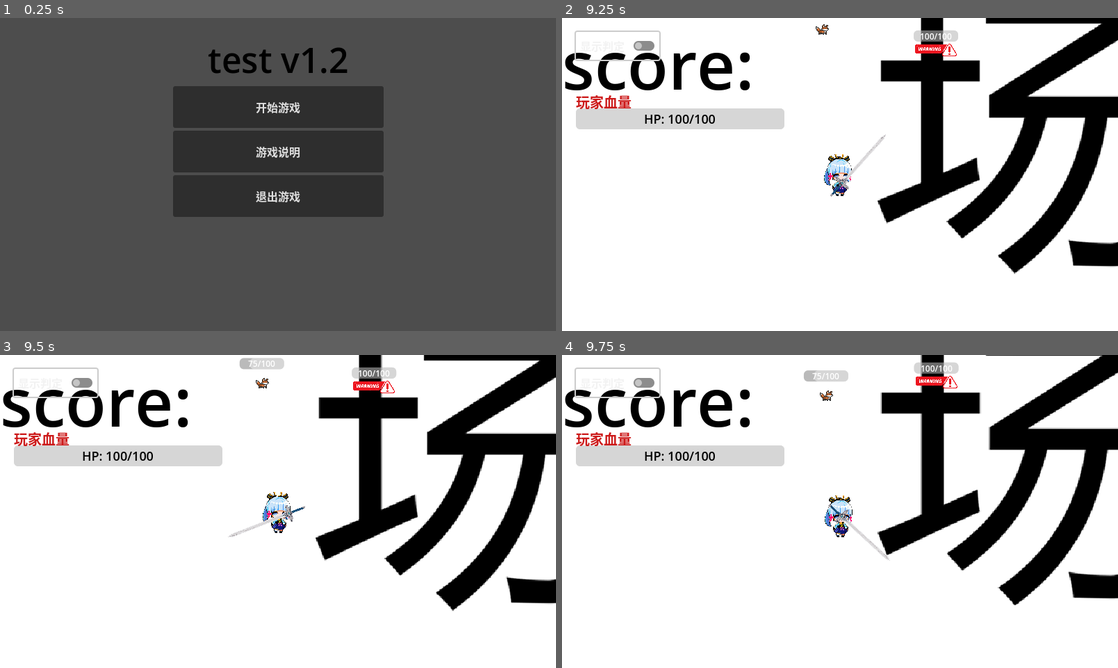
Above: before the commit, frames 1-4 (two rows, left to right).
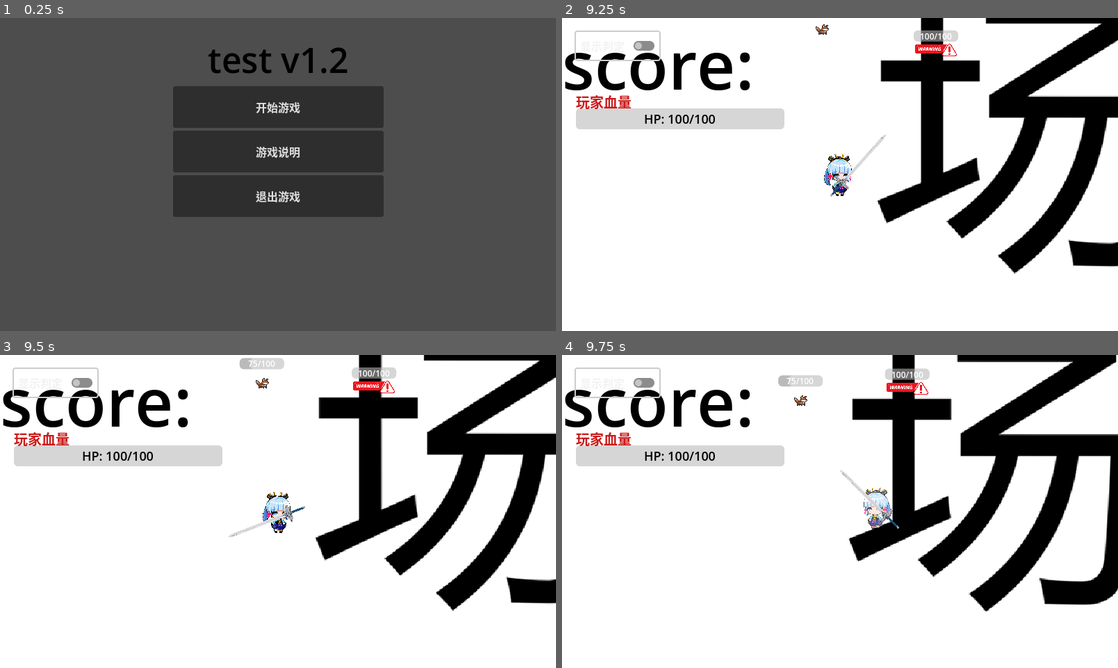
Above: after the commit, the same moments.

Repository: kuchaomc/genshin_tower
Game: Godot game, scene res://scenes/主界面.tscn
Two runs of this game, one before a commit and one after it. Both use one fixed random seed, a clock stepped at 60 frames per second and the inputs below.
Inputs (mouse positions are in pixels of both pictures, inside the frame that each line leads up to):
- Up to frame 1 (0.25 s): no input
- Up to frame 2 (9.25 s): click "开始游戏" at 0.5 s; click "剑士" at 1.25 s; click "确认选择" at 2 s; click (873, 121) at 2.77 s; tap Enter at 3.5, 8.1 s; move the mouse to (962, 158) at 3.52 s; press the mouse at (962, 158) at 3.53 s; hold D (right) 3.53-4.25 s; right-click (962, 158) at 3.8 s; release the mouse at (962, 158) at 4.25 s; click "显示判定" at 4.25 s; click "隐藏判定" at 5 s; tap Space at 5.75 s; drag from (728, 190) to (823, 165) at 5.77 s; move the mouse to (895, 105) at 6.52 s; press the mouse at (895, 105) at 6.53 s; hold D (right) 6.53-7.25 s; right-click (895, 105) at 6.8 s; release the mouse at (895, 105) at 7.25 s; drag from (812, 237) to (806, 43) at 7.27 s; move the mouse to (1006, 221) at 8.02 s; hold A (left) 8.03-8.75 s; click (1006, 221) at 8.17 s; right-click (1006, 221) at 8.3 s; drag from (673, 127) to (862, 187) at 8.77 s
- Up to frame 3 (9.5 s): no input
- Up to frame 4 (9.75 s): move the mouse to (867, 511) at 9.52 s; hold S (down) from 9.53 s (still down); right-click (867, 511) at 9.6 s; click (867, 511) at 9.67 s

Frames 1-3 are identical in both runs. In frame 4, 20% of the frame differs, in the area x 38-100%, y 0-82%.

Commit message:
添加玩家闪避

Diff:
--- a/project.godot
+++ b/project.godot
@@ -67,6 +67,11 @@
 "events": [Object(InputEventMouseButton,"resource_local_to_scene":false,"resource_name":"","device":-1,"window_id":0,"a …(259 unchanged characters)…
 ]
 }
+mouse2={
+"deadzone": 0.2,
+"events": [Object(InputEventMouseButton,"resource_local_to_scene":false,"resource_name":"","device":-1,"window_id":0,"alt_pressed":false,"shift_pressed":false,"ctrl_pressed":false,"meta_pressed":false,"button_mask":2,"position":Vector2(180, 32),"global_position":Vector2(194, 105),"factor":1.0,"button_index":2,"canceled":false,"pressed":true,"double_click":false,"script":null)
+]
+}
 
 [rendering]
 
--- a/scenes/主界面.tscn
+++ b/scenes/主界面.tscn
@@ -72,7 +72,8 @@
 text = "游戏说明：
 操作方式：
 WASD键 - 控制角色移动
-鼠标左键 - 射击"
+鼠标左键 - 攻击（长按可触发重击）
+鼠标右键 - 闪避（向鼠标方向，闪避期间无敌）"
 
 [node name="CloseButton" type="Button" parent="CanvasLayer/Panel"]
 layout_mode = 1
--- a/scripts/characters/base_character.gd
+++ b/scripts/characters/base_character.gd
@@ -11,11 +11,27 @@
 var current_health: float = 100.0
 var max_health: float = 100.0
 @export var invincibility_duration: float = 1.0
-var is_invincible: bool = false
+var is_invincible: bool = false # 兼容字段：由“受伤无敌/闪避无敌”合并而来
 var base_move_speed: float = 100.0
 @export var hurt_speed_boost_multiplier: float = 1.1  # 受伤后移动速度倍率（略微提升）
 @export var hurt_speed_boost_duration: float = 2.0   # 提升持续时间（秒）
 var _hurt_speed_timer: Timer
+
+# ========== 闪避（通用能力） ==========
+@export var dodge_duration: float = 0.18        # 闪避持续时间（秒）
+@export var dodge_cooldown: float = 0.6         # 闪避冷却（秒）
+@export var dodge_distance: float = 120.0       # 闪避期望距离（像素，可在面板调节）
+@export var dodge_speed_multiplier: float = 3.0 # 闪避初始速度倍率（基于基础速度）
+@export var dodge_alpha: float = 0.7            # 闪避时透明度（视觉反馈）
+
+var _is_dodging: bool = false
+var _dodge_elapsed: float = 0.0
+var _dodge_dir: Vector2 = Vector2.ZERO
+var _dodge_next_ready_ms: int = 0
+var _last_nonzero_move_dir: Vector2 = Vector2.RIGHT
+
+var _hurt_invincible: bool = false
+var _dodge_invincible: bool = false
 
 # 血量变化信号
 signal health_changed(current: float, maximum: float)
@@ -58,6 +74,10 @@
 	if is_game_over:
 		return
 
+	# 闪避输入/更新（放在移动前，确保覆盖本帧速度）
+	handle_dodge_input()
+	_update_dodge(delta)
+
 	# 处理移动
 	handle_movement()
 
@@ -69,8 +89,13 @@
 
 ## 处理移动（子类可重写）
 func handle_movement() -> void:
+	# 闪避时由闪避逻辑直接控制速度
+	if _is_dodging:
+		return
 	if can_move():
 		velocity = Input.get_vector("left", "right", "up", "down") * move_speed
+		if velocity != Vector2.ZERO:
+			_last_nonzero_move_dir = velocity.normalized()
 	else:
 		velocity = Vector2.ZERO
 
@@ -109,7 +134,7 @@
 
 ## 受到伤害
 func take_damage(damage_amount: float) -> void:
-	if is_game_over or is_invincible:
+	if is_game_over or _is_currently_invincible():
 		return
 
 	current_health -= damage_amount
@@ -130,19 +155,96 @@
 
 ## 开始无敌状态
 func start_invincibility() -> void:
-	is_invincible = true
-
-	if animator:
-		animator.modulate.a = 0.5
+	_set_hurt_invincible(true)
 
 	var timer = get_tree().create_timer(invincibility_duration)
 	timer.timeout.connect(end_invincibility)
 
 ## 结束无敌状态
 func end_invincibility() -> void:
-	is_invincible = false
-
-	if animator:
+	_set_hurt_invincible(false)
+
+## 处理闪避输入（右键）
+func handle_dodge_input() -> void:
+	if is_game_over:
+		return
+	# 子类可通过重写 can_dodge 控制可否闪避（例如攻击中禁止）
+	if Input.is_action_just_pressed("mouse2") and can_dodge():
+		_try_start_dodge()
+
+## 是否可以闪避（子类可重写）
+func can_dodge() -> bool:
+	return (not _is_dodging) and _is_dodge_ready()
+
+func _is_dodge_ready() -> bool:
+	return Time.get_ticks_msec() >= _dodge_next_ready_ms
+
+func _try_start_dodge() -> void:
+	if _is_dodging or not _is_dodge_ready():
+		return
+	start_dodge()
+
+## 开始闪避（向鼠标方向）
+func start_dodge() -> void:
+	_is_dodging = true
+	_dodge_elapsed = 0.0
+	_dodge_next_ready_ms = Time.get_ticks_msec() + int(dodge_cooldown * 1000.0)
+
+	var mouse_pos: Vector2 = get_global_mouse_position()
+	var dir: Vector2 = mouse_pos - global_position
+	if dir == Vector2.ZERO:
+		dir = _last_nonzero_move_dir
+	_dodge_dir = dir.normalized()
+
+	_set_dodge_invincible(true)
+
+func _update_dodge(delta: float) -> void:
+	if not _is_dodging:
+		return
+
+	_dodge_elapsed += delta
+	var t: float = 0.0
+	if dodge_duration > 0.0:
+		t = clamp(_dodge_elapsed / dodge_duration, 0.0, 1.0)
+
+	# 基础速度取决于“目标闪避距离 / 持续时间”
+	var base_speed: float = base_move_speed
+	if dodge_duration > 0.0:
+		base_speed = dodge_distance / dodge_duration
+
+	# 速度曲线：初始很快，逐渐回落（平滑）
+	# 保证平均速度仍约等于 base_speed，从而距离可控
+	var start_speed: float = base_speed * dodge_speed_multiplier
+	var end_speed: float = base_speed * 0.8
+	var ease_out: float = 1.0 - pow(1.0 - t, 2.0)
+	var speed: float = lerp(start_speed, end_speed, ease_out)
+	velocity = _dodge_dir * speed
+
+	if t >= 1.0:
+		_is_dodging = false
+		_set_dodge_invincible(false)
+
+func _is_currently_invincible() -> bool:
+	return _hurt_invincible or _dodge_invincible
+
+func _set_hurt_invincible(active: bool) -> void:
+	_hurt_invincible = active
+	_refresh_invincible_state()
+
+func _set_dodge_invincible(active: bool) -> void:
+	_dodge_invincible = active
+	_refresh_invincible_state()
+
+func _refresh_invincible_state() -> void:
+	is_invincible = _is_currently_invincible()
+	if not animator:
+		return
+	# 优先展示受伤无敌的更强提示，其次是闪避无敌
+	if _hurt_invincible:
+		animator.modulate.a = 0.5
+	elif _dodge_invincible:
+		animator.modulate.a = dodge_alpha
+	else:
 		animator.modulate.a = 1.0
 
 ## 回复血量
--- a/scripts/characters/sword_character.gd
+++ b/scripts/characters/sword_character.gd
@@ -58,6 +58,10 @@
 
 func can_move() -> bool:
 	return attack_state == 0
+
+func can_dodge() -> bool:
+	# 攻击期间禁止闪避，避免与攻击状态/判定冲突；需要的话以后可放开
+	return attack_state == 0 and super.can_dodge()
 
 ## 更新剑的朝向（朝向鼠标）
 func update_sword_direction() -> void:
--- a/scripts/玩家.gd
+++ b/scripts/玩家.gd
@@ -7,8 +7,23 @@
 var current_health : float = 100.0
 # 受伤无敌时间（秒）
 @export var invincibility_duration : float = 1.0
-# 是否处于无敌状态
+# 是否处于无敌状态（兼容字段：由“受伤无敌/闪避无敌”合并而来）
 var is_invincible : bool = false
+var _hurt_invincible: bool = false
+var _dodge_invincible: bool = false
+
+# ========== 闪避属性 ==========
+@export var dodge_duration: float = 0.18
+@export var dodge_cooldown: float = 0.6
+@export var dodge_distance: float = 120.0
+@export var dodge_speed_multiplier: float = 3.0
+@export var dodge_alpha: float = 0.7
+
+var _is_dodging: bool = false
+var _dodge_elapsed: float = 0.0
+var _dodge_dir: Vector2 = Vector2.ZERO
+var _dodge_next_ready_ms: int = 0
+var _last_nonzero_move_dir: Vector2 = Vector2.RIGHT
 
 # 血量变化信号（用于UI更新）
 signal health_changed(current: float, maximum: float)
@@ -35,7 +50,7 @@
 @export var phase2_hit_count : int = 3
 # 触发重击（第二段）的最小按住时长（秒），防止连点误触
 # 提高阈值以进一步降低快速连点误触概率
-const PHASE2_HOLD_THRESHOLD := 0.5
+const PHASE2_HOLD_THRESHOLD: float = 0.5
 
 var is_game_over : bool = false
 var phase2_current_hit : int = 0  # 当前第二段已造成的伤害次数
@@ -68,19 +83,27 @@
 # Called every frame. 'delta' is the elapsed time since the previous frame.
 func _physics_process(delta: float) -> void:
 	if not is_game_over:
+		# 闪避输入/更新（放在移动前，确保覆盖本帧速度）
+		_handle_dodge_input()
+		_update_dodge(delta)
+
 		# 攻击状态下阻止移动
-		if attack_state == 0:
+		if attack_state == 0 and not _is_dodging:
 			# 监听键盘并乘以移动速度，赋予玩家速度
 			velocity = Input.get_vector("left", "right", "up", "down") * move_speed
+			if velocity != Vector2.ZERO:
+				_last_nonzero_move_dir = velocity.normalized()
 		else:
-			velocity = Vector2.ZERO
+			# 闪避时速度由闪避逻辑控制；攻击时速度为0
+			if attack_state != 0:
+				velocity = Vector2.ZERO
 
 		# 记录第一段攻击中是否出现过松开事件，避免连点触发重击
 		if attack_state == 1 and Input.is_action_just_released("mouse1"):
 			phase1_had_release = true
 
 		# 检测鼠标左键按下（挥剑攻击）
-		if Input.is_action_just_pressed("mouse1") and attack_state == 0:
+		if Input.is_action_just_pressed("mouse1") and attack_state == 0 and not _is_dodging:
 			start_attack()
 
 		# 只在非攻击状态下更新剑的朝向
@@ -105,6 +128,56 @@
 		# 按照速度开始移动
 		move_and_slide()
 
+func _handle_dodge_input() -> void:
+	if is_game_over:
+		return
+	# 旧玩家脚本：攻击期间不允许闪避，避免与位移/判定冲突
+	if attack_state != 0:
+		return
+	if Input.is_action_just_pressed("mouse2") and _is_dodge_ready() and not _is_dodging:
+		_start_dodge()
+
+func _is_dodge_ready() -> bool:
+	return Time.get_ticks_msec() >= _dodge_next_ready_ms
+
+func _start_dodge() -> void:
+	_is_dodging = true
+	_dodge_elapsed = 0.0
+	_dodge_next_ready_ms = Time.get_ticks_msec() + int(dodge_cooldown * 1000.0)
+
+	var mouse_pos: Vector2 = get_global_mouse_position()
+	var dir: Vector2 = mouse_pos - global_position
+	if dir == Vector2.ZERO:
+		dir = _last_nonzero_move_dir
+	_dodge_dir = dir.normalized()
+
+	_set_dodge_invincible(true)
+
+func _update_dodge(delta: float) -> void:
+	if not _is_dodging:
+		return
+
+	_dodge_elapsed += delta
+	var t: float = 0.0
+	if dodge_duration > 0.0:
+		t = clamp(_dodge_elapsed / dodge_duration, 0.0, 1.0)
+
+	# 基础速度取决于“目标闪避距离 / 持续时间”
+	var base_speed: float = float(move_speed)
+	if dodge_duration > 0.0:
+		base_speed = dodge_distance / dodge_duration
+
+	# 速度曲线：初始很快，逐渐回落（平滑）；平均速度约为 base_speed
+	var start_speed: float = base_speed * dodge_speed_multiplier
+	var end_speed: float = base_speed * 0.8
+	var ease_out: float = 1.0 - pow(1.0 - t, 2.0)
+	var speed: float = lerp(start_speed, end_speed, ease_out)
+	velocity = _dodge_dir * speed
+
+	if t >= 1.0:
+		_is_dodging = false
+		_set_dodge_invincible(false)
+
 # 更新剑的朝向（朝向鼠标）
 func update_sword_direction() -> void:
 	if not sword_area or attack_state != 0:
@@ -185,8 +258,8 @@
 		sword_area.monitoring = false
 
 	# 检查鼠标是否持续按住且按住时长超过阈值，防止连点误触第二段
-	var continuous_hold := Input.is_action_pressed("mouse1") and not phase1_had_release
-	var held_long_enough := continuous_hold and (Time.get_ticks_msec() - phase1_press_timestamp_ms) / 1000.0 >= PHASE2_HOLD_THRESHOLD
+	var continuous_hold: bool = Input.is_action_pressed("mouse1") and not phase1_had_release
+	var held_long_enough: bool = continuous_hold and (Time.get_ticks_msec() - phase1_press_timestamp_ms) / 1000.0 >= PHASE2_HOLD_THRESHOLD
 	if held_long_enough:
 		# 鼠标仍然按住，开始第二段
 		attack_state = 2
@@ -351,7 +424,7 @@
 # 受到伤害方法
 func take_damage(damage_amount: float) -> void:
 	# 如果已经游戏结束或处于无敌状态，不受伤害
-	if is_game_over or is_invincible:
+	if is_game_over or _is_currently_invincible():
 		return
 
 	# 减少血量
@@ -372,11 +445,7 @@
 
 # 开始无敌状态
 func start_invincibility() -> void:
-	is_invincible = true
-
-	# 闪烁效果：让玩家半透明
-	if animator:
-		animator.modulate.a = 0.5
+	_set_hurt_invincible(true)
 
 	# 创建计时器结束无敌状态
 	var timer = get_tree().create_timer(invincibility_duration)
@@ -384,10 +453,29 @@
 
 # 结束无敌状态
 func end_invincibility() -> void:
-	is_invincible = false
-
-	# 恢复正常透明度
-	if animator:
+	_set_hurt_invincible(false)
+
+func _is_currently_invincible() -> bool:
+	return _hurt_invincible or _dodge_invincible
+
+func _set_hurt_invincible(active: bool) -> void:
+	_hurt_invincible = active
+	_refresh_invincible_state()
+
+func _set_dodge_invincible(active: bool) -> void:
+	_dodge_invincible = active
+	_refresh_invincible_state()
+
+func _refresh_invincible_state() -> void:
+	is_invincible = _is_currently_invincible()
+	if not animator:
+		return
+	# 优先展示受伤无敌，其次闪避无敌
+	if _hurt_invincible:
+		animator.modulate.a = 0.5
+	elif _dodge_invincible:
+		animator.modulate.a = dodge_alpha
+	else:
 		animator.modulate.a = 1.0
 
 # 回复血量方法
